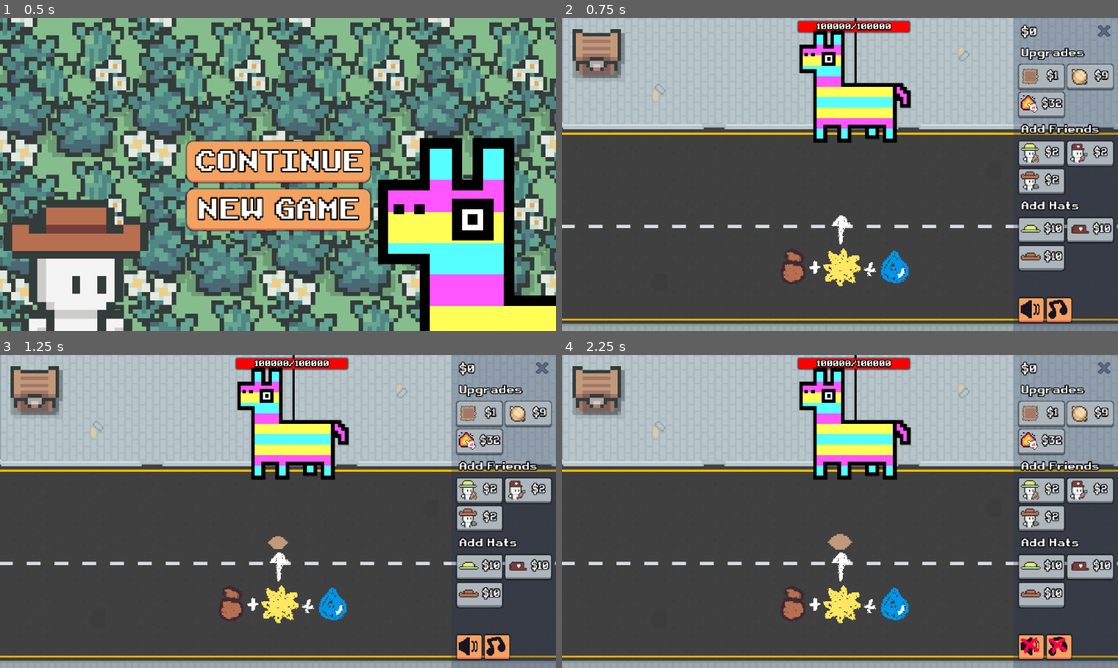
Above: before the commit, frames 1-4 (two rows, left to right).
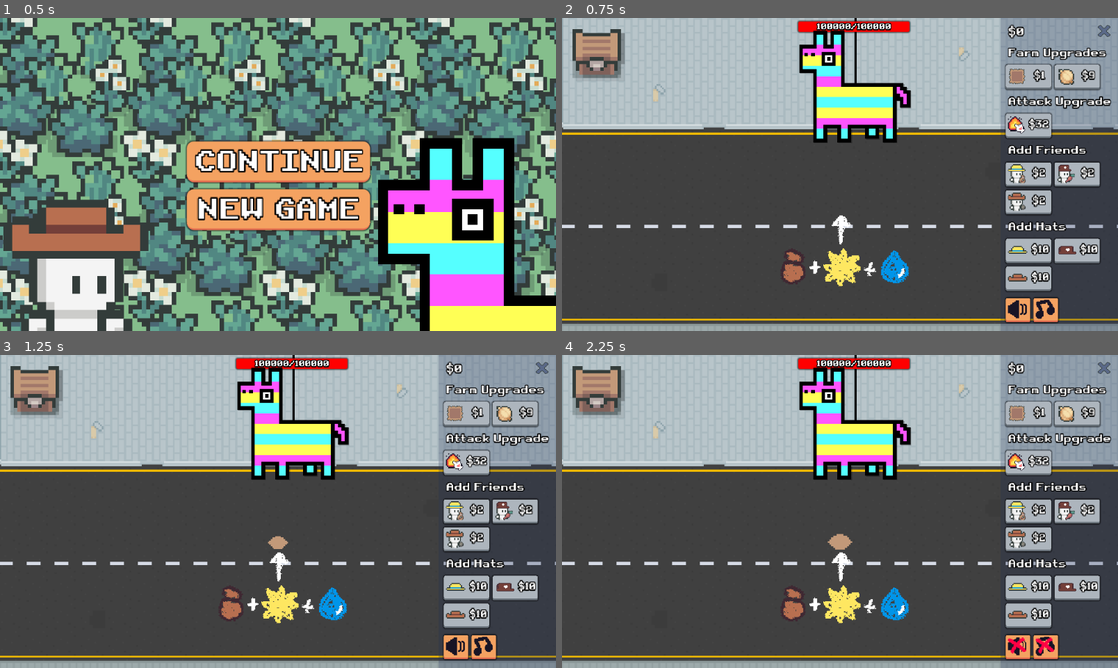
Above: after the commit, the same moments.

Repository: eric-marsh/farminata
Game: Godot game, scene res://scene/scene_switcher.tscn
Same seed, same stepped clock (60 frames per second), same inputs: the game is played once before the commit and once after it. Sound files missing from this copy of the repository are replaced by a short silence.
Inputs (mouse positions are in pixels of both pictures, inside the frame that each line leads up to; where the layout moved, square brackets give the same spot in the first picture):
- Up to frame 1 (0.5 s): no input
- Up to frame 2 (0.75 s): click "NEW GAME" at 0.5 s
- Up to frame 3 (1.25 s): no input
- Up to frame 4 (2.25 s): click (1017, 646) [1029, 646] at 1.25 s; click (1045, 646) [1056, 646] at 2 s

Frame 1 is identical in both runs. In frame 2, 11% of the frame differs, in the area x 78-100%, y 0-100%; in frame 3, 11%; in frame 4, 11%.

Commit message:
add attack upgrade label

Diff:
--- a/scene/canvas_layer.tscn
+++ b/scene/canvas_layer.tscn
@@ -263,7 +263,7 @@
 theme = ExtResource("2_hpb7r")
 theme_override_constants/outline_size = 4
 theme_override_font_sizes/font_size = 12
-text = "Upgrades"
+text = "Farm Upgrades"
 label_settings = ExtResource("16_jstr3")
 
 [node name="VBoxContainer" type="VBoxContainer" parent="MarginContainer/HBoxContainer/Menu/HBoxContainer/VBoxContainer/FarmUpgrades"]
@@ -326,11 +326,27 @@
 icon = ExtResource("8_5rgua")
 expand_icon = true
 
-[node name="HBoxContainer2" type="HBoxContainer" parent="MarginContainer/HBoxContainer/Menu/HBoxContainer/VBoxContainer/FarmUpgrades/VBoxContainer"]
-layout_mode = 2
-theme_override_constants/separation = 8
-
-[node name="FireAttackButton" type="Button" parent="MarginContainer/HBoxContainer/Menu/HBoxContainer/VBoxContainer/FarmUpgrades/VBoxContainer/HBoxContainer2"]
+[node name="AttackUpgrades" type="VBoxContainer" parent="MarginContainer/HBoxContainer/Menu/HBoxContainer/VBoxContainer"]
+layout_mode = 2
+theme_override_constants/separation = 8
+
+[node name="AttackUpgradeLabel" type="Label" parent="MarginContainer/HBoxContainer/Menu/HBoxContainer/VBoxContainer/AttackUpgrades"]
+layout_mode = 2
+theme = ExtResource("2_hpb7r")
+theme_override_constants/outline_size = 4
+theme_override_font_sizes/font_size = 12
+text = "Attack Upgrade"
+label_settings = ExtResource("16_jstr3")
+
+[node name="VBoxContainer" type="VBoxContainer" parent="MarginContainer/HBoxContainer/Menu/HBoxContainer/VBoxContainer/AttackUpgrades"]
+layout_mode = 2
+theme_override_constants/separation = 8
+
+[node name="HBoxContainer2" type="HBoxContainer" parent="MarginContainer/HBoxContainer/Menu/HBoxContainer/VBoxContainer/AttackUpgrades/VBoxContainer"]
+layout_mode = 2
+theme_override_constants/separation = 8
+
+[node name="FireAttackButton" type="Button" parent="MarginContainer/HBoxContainer/Menu/HBoxContainer/VBoxContainer/AttackUpgrades/VBoxContainer/HBoxContainer2"]
 custom_minimum_size = Vector2(48, 24)
 layout_mode = 2
 theme = ExtResource("2_hpb7r")
@@ -338,7 +354,7 @@
 icon = ExtResource("9_cvoi6")
 expand_icon = true
 
-[node name="ElectricAttackButton" type="Button" parent="MarginContainer/HBoxContainer/Menu/HBoxContainer/VBoxContainer/FarmUpgrades/VBoxContainer/HBoxContainer2"]
+[node name="ElectricAttackButton" type="Button" parent="MarginContainer/HBoxContainer/Menu/HBoxContainer/VBoxContainer/AttackUpgrades/VBoxContainer/HBoxContainer2"]
 visible = false
 custom_minimum_size = Vector2(48, 24)
 layout_mode = 2
@@ -471,8 +487,8 @@
 [connection signal="pressed" from="MarginContainer/HBoxContainer/Menu/HBoxContainer/VBoxContainer/FarmUpgrades/VBoxContainer/HBoxContainer/PotatoButton" to="." method="_on_potato_button_pressed"]
 [connection signal="pressed" from="MarginContainer/HBoxContainer/Menu/HBoxContainer/VBoxContainer/FarmUpgrades/VBoxContainer/HBoxContainer/KaleButton" to="." method="_on_kale_button_pressed"]
 [connection signal="pressed" from="MarginContainer/HBoxContainer/Menu/HBoxContainer/VBoxContainer/FarmUpgrades/VBoxContainer/HBoxContainer/RadishButton" to="." method="_on_radish_button_pressed"]
-[connection signal="pressed" from="MarginContainer/HBoxContainer/Menu/HBoxContainer/VBoxContainer/FarmUpgrades/VBoxContainer/HBoxContainer2/FireAttackButton" to="." method="_on_fire_attack_button_pressed"]
-[connection signal="pressed" from="MarginContainer/HBoxContainer/Menu/HBoxContainer/VBoxContainer/FarmUpgrades/VBoxContainer/HBoxContainer2/ElectricAttackButton" to="." method="_on_electric_attack_button_pressed"]
+[connection signal="pressed" from="MarginContainer/HBoxContainer/Menu/HBoxContainer/VBoxContainer/AttackUpgrades/VBoxContainer/HBoxContainer2/FireAttackButton" to="." method="_on_fire_attack_button_pressed"]
+[connection signal="pressed" from="MarginContainer/HBoxContainer/Menu/HBoxContainer/VBoxContainer/AttackUpgrades/VBoxContainer/HBoxContainer2/ElectricAttackButton" to="." method="_on_electric_attack_button_pressed"]
 [connection signal="pressed" from="MarginContainer/HBoxContainer/Menu/HBoxContainer/VBoxContainer/HelperUpgrades/HBoxContainer/AddFarmerHelper" to="." method="_on_add_farmer_helper_pressed"]
 [connection signal="pressed" from="MarginContainer/HBoxContainer/Menu/HBoxContainer/VBoxContainer/HelperUpgrades/HBoxContainer/AddPluckHelperButton" to="." method="_on_add_pluck_helper_button_pressed"]
 [connection signal="pressed" from="MarginContainer/HBoxContainer/Menu/HBoxContainer/VBoxContainer/HelperUpgrades/HBoxContainer2/AddAttackHelperButton" to="." method="_on_add_attack_helper_button_pressed"]
--- a/script/canvas_layer.gd
+++ b/script/canvas_layer.gd
@@ -3,7 +3,6 @@
 
 @onready var money_label: Label = $MarginContainer/HBoxContainer/Menu/HBoxContainer/VBoxContainer/MarginContainer/MoneyLabel
 @onready var fps: Label = $MarginContainer/HBoxContainer/Menu/HBoxContainer/VBoxContainer/FPS
-
 
 @onready var plot_button: Button = $MarginContainer/HBoxContainer/Menu/HBoxContainer/VBoxContainer/FarmUpgrades/VBoxContainer/HBoxContainer/PlotButton
 @onready var onion_button: Button = $MarginContainer/HBoxContainer/Menu/HBoxContainer/VBoxContainer/FarmUpgrades/VBoxContainer/HBoxContainer/OnionButton
@@ -12,8 +11,10 @@
 @onready var kale_button: Button = $MarginContainer/HBoxContainer/Menu/HBoxContainer/VBoxContainer/FarmUpgrades/VBoxContainer/HBoxContainer/KaleButton
 @onready var radish_button: Button = $MarginContainer/HBoxContainer/Menu/HBoxContainer/VBoxContainer/FarmUpgrades/VBoxContainer/HBoxContainer/RadishButton
 
-@onready var fire_attack_button: Button = $MarginContainer/HBoxContainer/Menu/HBoxContainer/VBoxContainer/FarmUpgrades/VBoxContainer/HBoxContainer2/FireAttackButton
-@onready var electric_attack_button: Button = $MarginContainer/HBoxContainer/Menu/HBoxContainer/VBoxContainer/FarmUpgrades/VBoxContainer/HBoxContainer2/ElectricAttackButton
+@onready var fire_attack_button: Button = $MarginContainer/HBoxContainer/Menu/HBoxContainer/VBoxContainer/AttackUpgrades/VBoxContainer/HBoxContainer2/FireAttackButton
+@onready var electric_attack_button: Button = $MarginContainer/HBoxContainer/Menu/HBoxContainer/VBoxContainer/AttackUpgrades/VBoxContainer/HBoxContainer2/ElectricAttackButton
+
+
 
 @onready var add_farmer_helper: Button = $MarginContainer/HBoxContainer/Menu/HBoxContainer/VBoxContainer/HelperUpgrades/HBoxContainer/AddFarmerHelper
 @onready var add_pluck_helper_button: Button = $MarginContainer/HBoxContainer/Menu/HBoxContainer/VBoxContainer/HelperUpgrades/HBoxContainer/AddPluckHelperButton
@@ -29,6 +30,8 @@
 @onready var menu: MarginContainer = $MarginContainer/HBoxContainer/Menu
 @onready var menu_button: Button = $MarginContainer/HBoxContainer/Control/MenuButton
 @onready var close_menu_button: Button = $MarginContainer/HBoxContainer/Menu/HBoxContainer/VBoxContainer/MarginContainer/CloseMenuButton
+
+@onready var attack_upgrades: VBoxContainer = $MarginContainer/HBoxContainer/Menu/HBoxContainer/VBoxContainer/AttackUpgrades
 
 
 func _ready() -> void:
@@ -134,6 +137,8 @@
 	electric_attack_button.disabled = electric_price > money
 	electric_attack_button.visible = (State.fire_attack_unlocked and !State.electric_attack_unlocked)
 
+	if State.fire_attack_unlocked and State.electric_attack_unlocked:
+		attack_upgrades.visible = false
 
 	if State.is_game_over:
 		fire_attack_button.visible = false
@@ -294,12 +299,14 @@
 	State.fire_attack_unlocked = true
 	fire_attack_button.visible = false
 	electric_attack_button.visible = true
+	update_money_counter()
 
 func _on_electric_attack_button_pressed() -> void:
 	Globals.Main.change_money(-Prices.get_upgrade_price(Enum.Upgrade_Type.AddElectricAttack))
 	State.electric_attack_unlocked = true
 	fire_attack_button.visible = false
 	electric_attack_button.visible = false
+	update_money_counter()
 
 func toggle_menu_visibility() -> void:
 	menu.visible = !menu.visible
